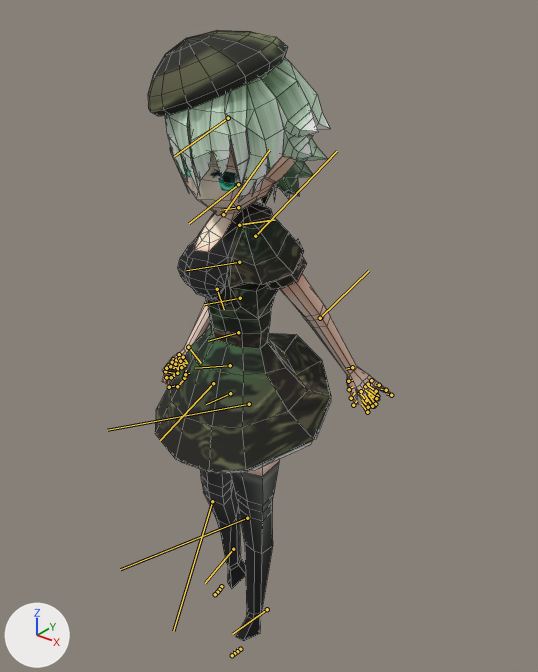
What one commit did to the FBX model Assets/T_Item/Character/Chara4/14wait.FBX.
Rendered twice from a 50 mm camera at (0.633, -0.697, 1.004) aimed at (0.022, 0.066, 0.531). Lighting does not change. The marker at lower left points along +X, +Y and +Z. Both versions are drawn at frame 21 of the action 'Take 001'; the numbers are the values there. The bones that bend it are drawn over the model as lines. Mesh edges are drawn as thin lines.
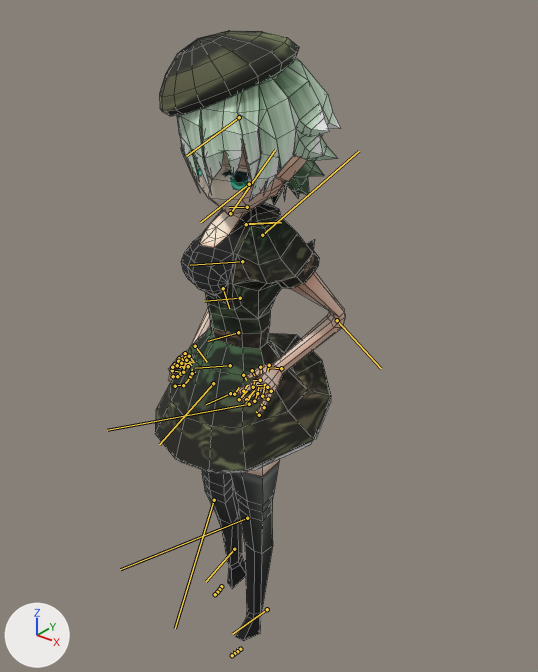
Location of each change, (x1, y1, x2, y2) in pixels of the pictures (538 x 672 px):
```json
{"object": "Box001", "change": "posed", "before": [148, 30, 390, 641], "after": [155, 30, 345, 641], "on screen": "21% narrower"}
{"bone": "Bip001 Spine2", "before": "(240, 298) to (204, 304)", "after": "(240, 298) to (204, 301)"}
{"bone": "Bip001 L UpperArm", "before": "(255, 236) to (337, 151)", "after": "(262, 235) to (359, 151)"}
{"bone": "Bip001 L Forearm", "before": "(320, 318) to (369, 270)", "after": "(337, 320) to (381, 368)"}
{"bone": "Bip001 R UpperArm", "before": "(223, 214) to (269, 150)", "after": "(230, 213) to (275, 149)"}
{"bone": "Bip001 Head", "before": "(238, 184) to (189, 223)", "after": "(249, 184) to (200, 222)"}
{"bone": "Bip001 R Thigh", "before": "(213, 383) to (160, 440)", "after": "(213, 383) to (159, 444)"}
{"bone": "Bip001 R Calf", "before": "(212, 501) to (173, 631)", "after": "(214, 500) to (175, 628)"}
```

Edits to the scene script, one JSON object a line:
```json
{"block": "bone_bip001_spine2", "where": "bone_bip001_spine2 = bpy.data.objects['Bip001'].pose.bones['Bip001 Spine2']  # child of 'Bip001 Spine1'"}
{"op": "set", "path": "bone_bip001_spine2.rotation_quaternion", "old": "(0.994, -0.112, 0.0, 0.0)", "new": "(0.993, -0.112, -0.005, -0.047)", "note": "degrees (-13, 0, 0) -> degrees (-13, -1, -5)"}
{"block": "bone_bip001_l_upperarm", "where": "bone_bip001_l_upperarm = bpy.data.objects['Bip001'].pose.bones['Bip001 L UpperArm']  # child of 'Bip001 L Clavicle'"}
{"op": "set", "path": "bone_bip001_l_upperarm.rotation_quaternion", "old": "(0.929, 0.032, 0.217, 0.297)", "new": "(0.905, 0.23, 0.183, 0.307)", "note": "degrees (12, 23, 38) -> degrees (33, 11, 41)"}
{"block": "bone_bip001_l_forearm", "where": "bone_bip001_l_forearm = bpy.data.objects['Bip001'].pose.bones['Bip001 L Forearm']  # child of 'Bip001 L UpperArm'"}
{"op": "set", "path": "bone_bip001_l_forearm.rotation_quaternion", "old": "(0.999, 0.0, 0.0, -0.036)", "new": "(0.714, 0.0, 0.0, -0.7)", "note": "degrees (0, 0, -4) -> degrees (0, 0, -89)"}
{"block": "bone_bip001_r_upperarm", "where": "bone_bip001_r_upperarm = bpy.data.objects['Bip001'].pose.bones['Bip001 R UpperArm']  # child of 'Bip001 R Clavicle'"}
{"op": "set", "path": "bone_bip001_r_upperarm.rotation_quaternion", "old": "(0.926, -0.37, -0.067, 0.014)", "new": "(0.915, -0.391, -0.08, 0.052)", "note": "degrees (-44, -6, 4) -> degrees (-47, -6, 9)"}
{"block": "bone_bip001_head", "where": "bone_bip001_head = bpy.data.objects['Bip001'].pose.bones['Bip001 Head']  # child of 'Bip001 Neck'"}
{"op": "set", "path": "bone_bip001_head.rotation_quaternion", "old": "(0.963, 0.211, -0.102, 0.13)", "new": "(0.956, 0.216, -0.092, 0.175)", "note": "degrees (23, -15, 12) -> degrees (23, -15, 18)"}
{"block": "bone_bip001_r_thigh", "where": "bone_bip001_r_thigh = bpy.data.objects['Bip001'].pose.bones['Bip001 R Thigh']  # child of 'Bip001 Spine'"}
{"op": "set", "path": "bone_bip001_r_thigh.rotation_quaternion", "old": "(0.939, -0.318, 0.123, -0.046)", "new": "(0.938, -0.319, 0.12, -0.06)", "note": "degrees (-38, 12, -10) -> degrees (-39, 11, -11)"}
{"block": "bone_bip001_r_calf", "where": "bone_bip001_r_calf = bpy.data.objects['Bip001'].pose.bones['Bip001 R Calf']  # child of 'Bip001 R Thigh'"}
{"op": "set", "path": "bone_bip001_r_calf.rotation_quaternion", "old": "(0.975, 0.0, 0.0, -0.221)", "new": "(0.979, 0.0, 0.0, -0.202)", "note": "degrees (0, 0, -26) -> degrees (0, 0, -23)"}
```
